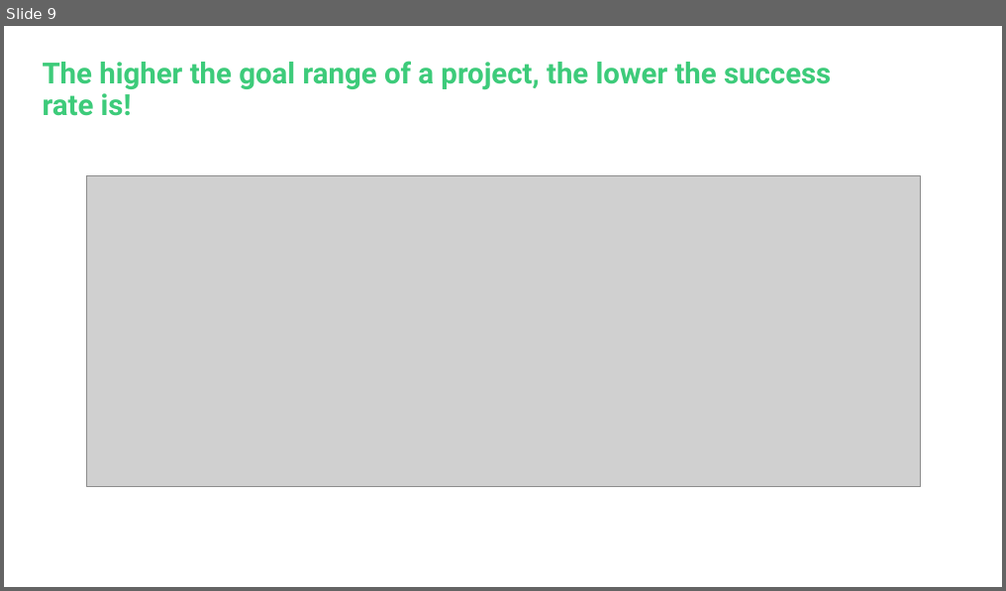
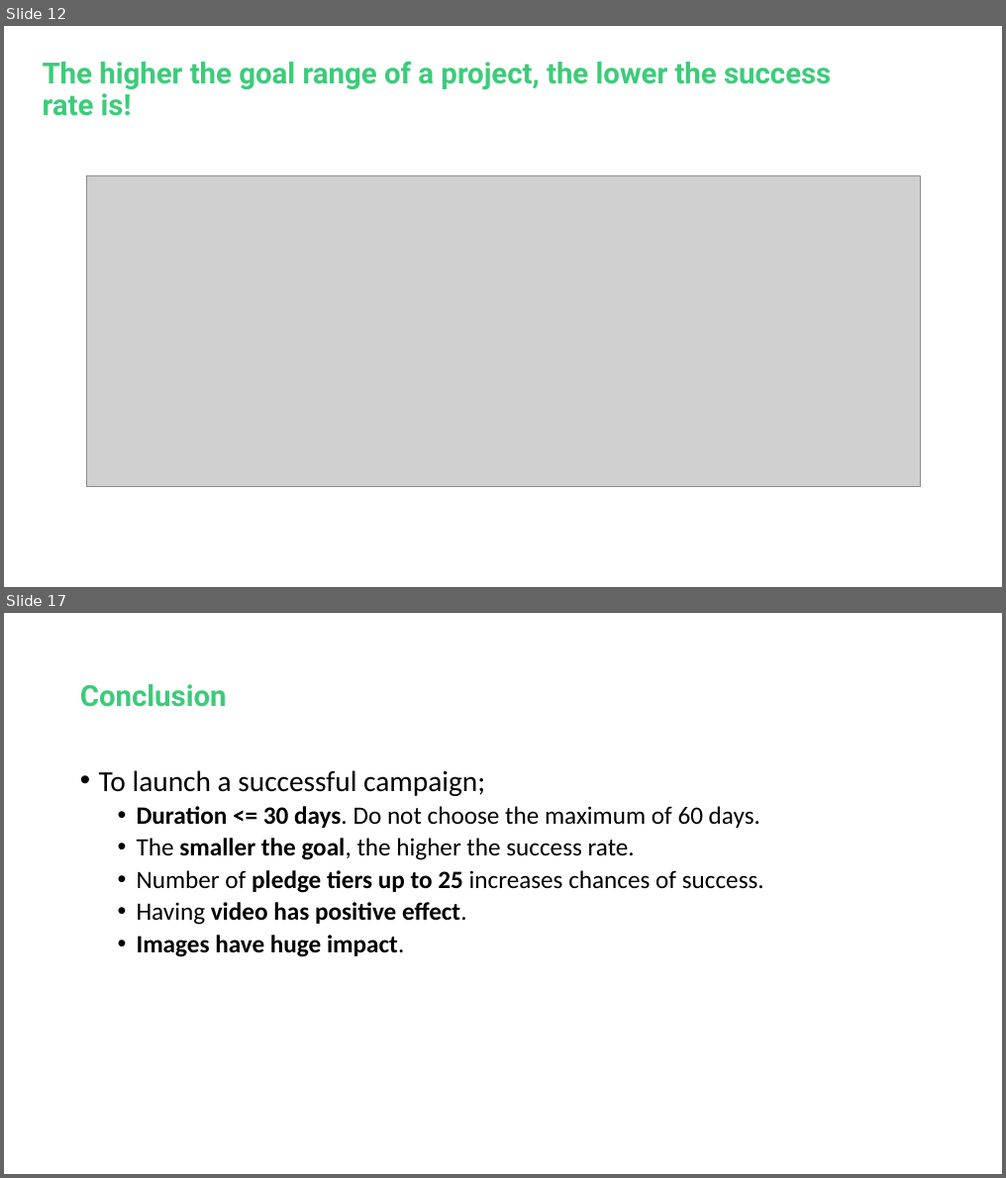
Before and after one commit to Blue0710/KicktraqScraper, a slide deck: ALI HILMI UYSAL_SCRAPING KICKSTARTER.pptx. Shown one above the other, each under a label of ours: slide 9 before the commit, slides 12 and 17 after it; the slides between them are not shown. The pictures are 1006x591 and 1006x1178 pixels, drawn with LibreOffice and Linux fonts; fonts in the diff are those of the drawing; grey boxes stand for pictures; background and template pictures are left out. Boxes give left, top, right and bottom in pixels: in the first picture for what was removed or moved away, otherwise in the second. Text is boxed around its words. In the diff, an @@ line names an element or a change of style, - is before the commit and + after.

```diff
--- a/ALI HILMI UYSAL_SCRAPING KICKSTARTER.pptx
+++ b/ALI HILMI UYSAL_SCRAPING KICKSTARTER.pptx
@@ slide 17 added at bbox=[4, 613, 1002, 1174], background #FFFFFF @@
@@ title added at bbox=[80, 684, 227, 707], 28 pt, text #3DCB7A, bold @@
+Conclusion
@@ text added at bbox=[99, 770, 764, 958], 24 pt, text #000000 @@
+• To launch a successful campaign;
+  • Duration <= 30 days. Do not choose the maximum of 60 days.
+  • The smaller the goal, the higher the success rate.
+  • Number of pledge tiers up to 25 increases chances of success.
+  • Having video has positive effect.
+  • Images have huge impact.
@@ what was slide 9 is now slide 12 @@
```
Also in this commit, not shown: 7 slides changed, 6 other slides added, 1 slide removed, 3 other files.
